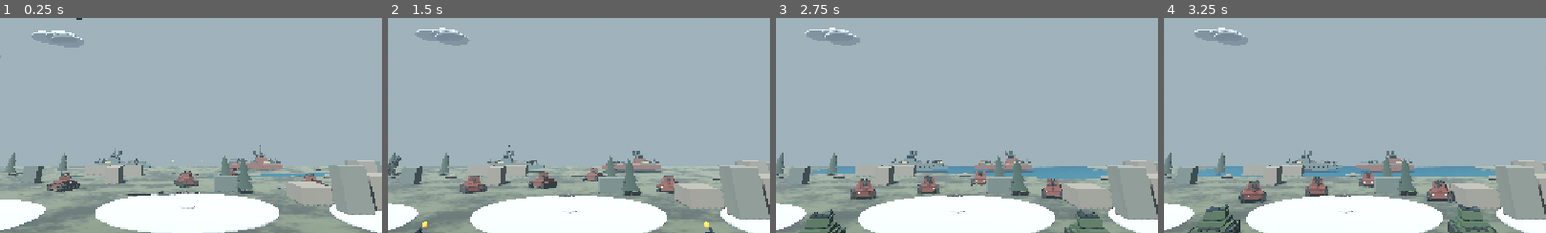
Above: before the commit, frames 1-4 (left to right).
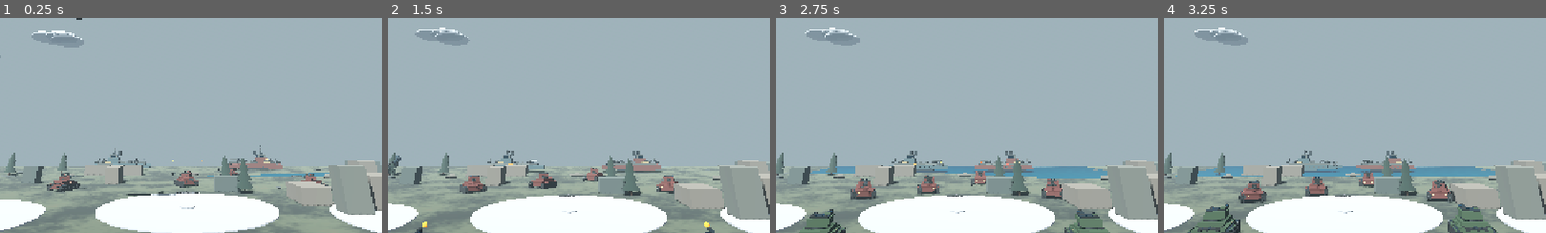
Above: after the commit, the same moments.

Repository: p87010834-ai/WAR-BATTLE-MOBILE
Game: Godot game, scene res://scenes/main.tscn
Same seed, same stepped clock (60 frames per second), same inputs: the game is played once before the commit and once after it.
Inputs (mouse positions are % of the whole screen's width and height, from its top left):
- Up to frame 1 (0.25 s): no input
- Up to frame 2 (1.5 s): tap Enter at 0.5 s; drag from (9, 82) to (60, 28) at 0.52 s; drag from (30, 55) to (45, 70) at 1.27 s
- Up to frame 3 (2.75 s): click "ОГОНЬ" at 2 s
- Up to frame 4 (3.25 s): click "РЕМОНТ" at 2.75 s
The pictures show only the part of the screen within x 26-76%, y 50-100%; the shares and areas given below are measured in that part.

The runs differ from the first frame. In frame 1, 0.1% of the frame differs, in the area x 19-77%, y 63-74%; in frame 2, 0.2%, in the area x 7-86%, y 59-100%; in frame 3, 0.1%; in frame 4, 0.2%.

Commit message:
Add tank cannon thermal sleeve and muzzle brake details

Diff:
--- a/godot/scripts/tank.gd
+++ b/godot/scripts/tank.gd
@@ -125,6 +125,19 @@
 	for hatch_side in [-1.0, 1.0]:
 		_add_box(turret, Vector3(0.32, 0.045, 0.08), Vector3(hatch_side * 0.55, 0.96, 0.58), steel)
 		_add_box(turret, Vector3(0.16, 0.11, 0.12), Vector3(hatch_side * 0.28, 0.88, 0.82), optic_glass)
+	# Cannon thermal sleeve, reinforced collar bands and multi-port muzzle brake.
+	var barrel_band_mat := _make_material(Color(0.22, 0.25, 0.24), 0.78, 0.46)
+	for band_index in range(4):
+		var band_z: float = -1.42 - float(band_index) * 0.48
+		_add_cylinder(turret, 0.165, 0.075, Vector3(0, 0.43, band_z), Vector3(PI / 2.0, 0, 0), barrel_band_mat, 16)
+	_add_cylinder(turret, 0.205, 0.38, Vector3(0, 0.43, -3.42), Vector3(PI / 2.0, 0, 0), dark, 16)
+	_add_cylinder(turret, 0.155, 0.10, Vector3(0, 0.43, -3.64), Vector3(PI / 2.0, 0, 0), steel, 16)
+	for port_side in [-1.0, 1.0]:
+		_add_box(turret, Vector3(0.035, 0.11, 0.18), Vector3(port_side * 0.16, 0.43, -3.43), barrel_band_mat)
+	# Fine service bolts around the turret ring.
+	for bolt_index in range(12):
+		var bolt_angle: float = TAU * float(bolt_index) / 12.0
+		_add_cylinder(turret, 0.035, 0.045, Vector3(cos(bolt_angle) * 0.91, 0.20, sin(bolt_angle) * 0.91), Vector3(PI / 2.0, 0, 0), steel, 8)
 	muzzle = Marker3D.new()
 	muzzle.position = Vector3(0, 0.43, -3.58)
 	turret.add_child(muzzle)
